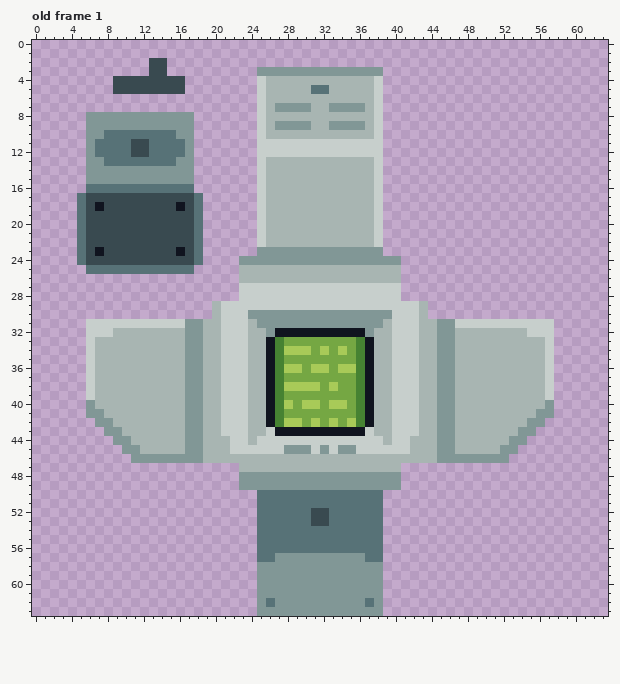
Two versions of one pixel-art file, Programs/Aseprite/Sprites/Computer.aseprite. Above is the file before it was changed.
64x64 pixels, 1 frame. Shown: old frame 1. The commit also changed other frames, which this record leaves out.
And afterwards:
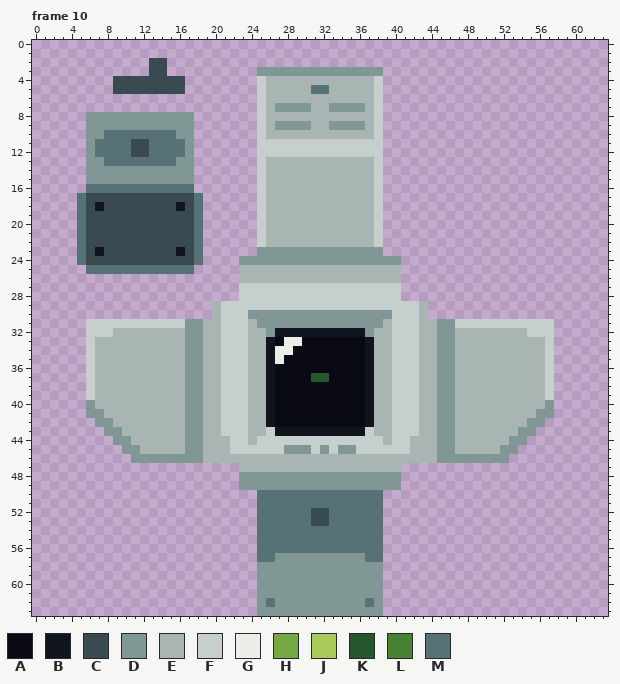
Palette (. is transparent): A #090a14  B #10141f  C #394a50  D #819796  E #a8b5b2  F #c7cfcc  G #ebede9  H #75a743  J #a8ca58  K #25562e  L #468232  M #577277
A new or re-ordered frame is compared with the old frame closest to it.
What changed:
frames 1 -> 58
layer "Screen OFF" added
layer "Screen ON" added
layer "Layer" removed
Changed rows in their new state; - is an unchanged pixel.
Frame 10 is new; against old frame 1, layers "Screen ON", "Screen OFF":
first column x 27:
33 AGGAAAAAAA
34 GGAAAAAAAA
35 GAAAAAAAAA
36 AAAAAAAAAA
37 AAAAKKAAAA
38 AAAAAAAAAA
39 AAAAAAAAAA
40 AAAAAAAAAA
41 AAAAAAAAAA
42 AAAAAAAAAA
Where, in picture pixels (left, top, right, bottom), the same in both pictures:
changed: (275, 337, 365, 427)
